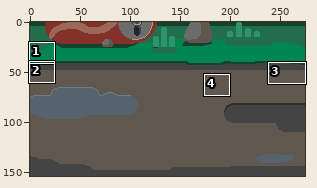
A sprite sheet gets an edit: Assets/Art/BG/background.png. The picture above shows the old version from afar; the outline marks the close-up.
Close-up. Before:
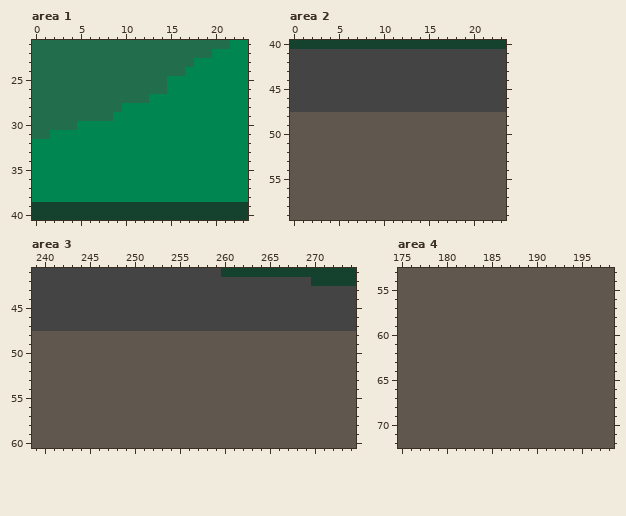
The file is 275x154 pixels. Colours within 5 levels of each other are drawn and written as one. Shown: area 1: x 0..23, y 21..40; area 2: x 0..23, y 40..59; area 3: x 239..274, y 41..60; area 4: x 175..198, y 53..72. The commit also changed other parts of the picture, which this record leaves out.
Now the later version:
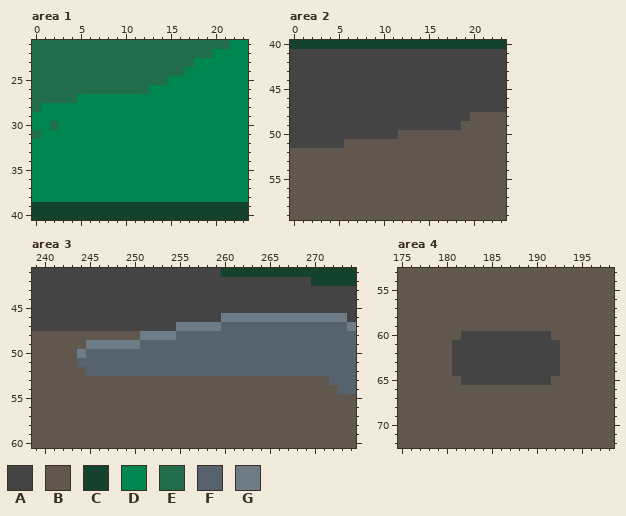
Palette (. is transparent): A #444445  B #60584f  C #15422e  D #008751  E #216d4c  F #56636e  G #6e7c88
The edit:
Area 1:
The edit turns colour E into colour D in row 26 at x 13 to 14; in row 27 at x 5 to 12; in row 28 at x 1 to 9; in row 29 at x 0 to 8; in row 30 at x 0 to 1 and 3 to 4; in row 31 at x 1.
Area 2:
The edit turns colour B into colour A in row 48 at x 0 to 19; in row 49 at x 0 to 18; in row 50 at x 0 to 11; in row 51 at x 0 to 5.
Area 3:
The edit turns colour A into colour F in row 47 at x 260 to 273.
The edit turns colour B into colour F in row 48 at x 255 to 274; in row 49 at x 251 to 274; in row 50 at x 245 to 274; in row 51 at x 244 to 274; in row 52 at x 245 to 274; in row 53 at x 272 to 274.
The edit turns colour B into colour F in row 54 at x 273 to 274.
The edit turns colour A into colour G in row 46 at x 260 to 273; in row 47 at x 255 to 259 and 274.
The edit turns colour B into colour G in row 48 at x 251 to 254; in row 49 at x 245 to 250; in row 50 at x 244.
Area 4:
The edit turns colour B into colour A in row 60 at x 182 to 191; in rows 61 to 64 at x 181 to 192; in row 65 at x 182 to 191.
